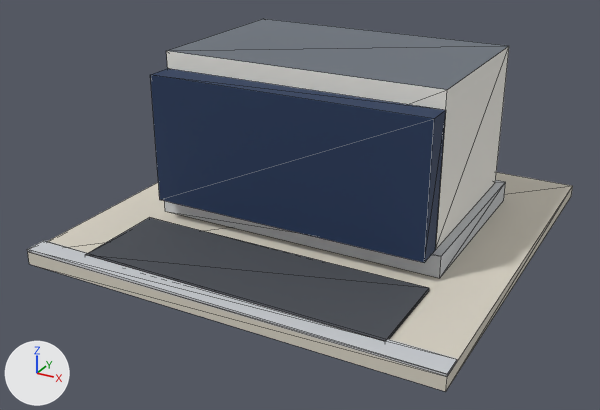
Renders of the glTF model public/models/v2/24_lod2.glb from each side of a commit.
Camera for both pictures: a 50 mm camera at (0.825, -1.618, 0.854) aimed at (-0.023, -0.076, 0.083). Lighting does not change. The marker at lower left points along +X, +Y and +Z. The picture after the commit comes second. Mesh edges are drawn as thin lines.

The first picture shows 'b24_v2_lod2'.
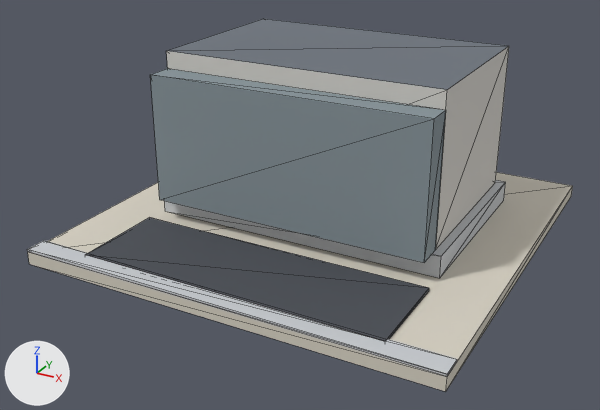
The change, as a diff of the scene's bpy script:
```diff
--- a/public/models/v2/24_lod2.glb.py
+++ b/public/models/v2/24_lod2.glb.py
@@ mat_wall_white @@
 n2 = _N.new('ShaderNodeMix'); n2.name = 'Mix'
 n2.inputs[0].default_value = 1.0  # 'Factor'
-n2.inputs[7].default_value = (0.896, 0.88, 0.823, 1.0)  # 'B', white #f3f1ea
+n2.inputs[7].default_value = (0.68, 0.658, 0.617, 1.0)  # 'B', light grey #d7d4ce
 n3 = _N.new('ShaderNodeVertexColor'); n3.name = 'Color Attribute'
@@ mat_wall_navy @@
 n2 = _N.new('ShaderNodeMix'); n2.name = 'Mix'
 n2.inputs[0].default_value = 1.0  # 'Factor'
-n2.inputs[7].default_value = (0.0137, 0.0356, 0.0976, 1.0)  # 'B', dark blue #1f3558
+n2.inputs[7].default_value = (0.238, 0.292, 0.319, 1.0)  # 'B', grey #869399
 n3 = _N.new('ShaderNodeVertexColor'); n3.name = 'Color Attribute'
```

Where the change shows, as pixel boxes [x1, y1, x2, y2] in the pictures (600 x 410 px):
'b24_v2_lod2', surface changed (blue to grey): [150, 47, 509, 265] in both
